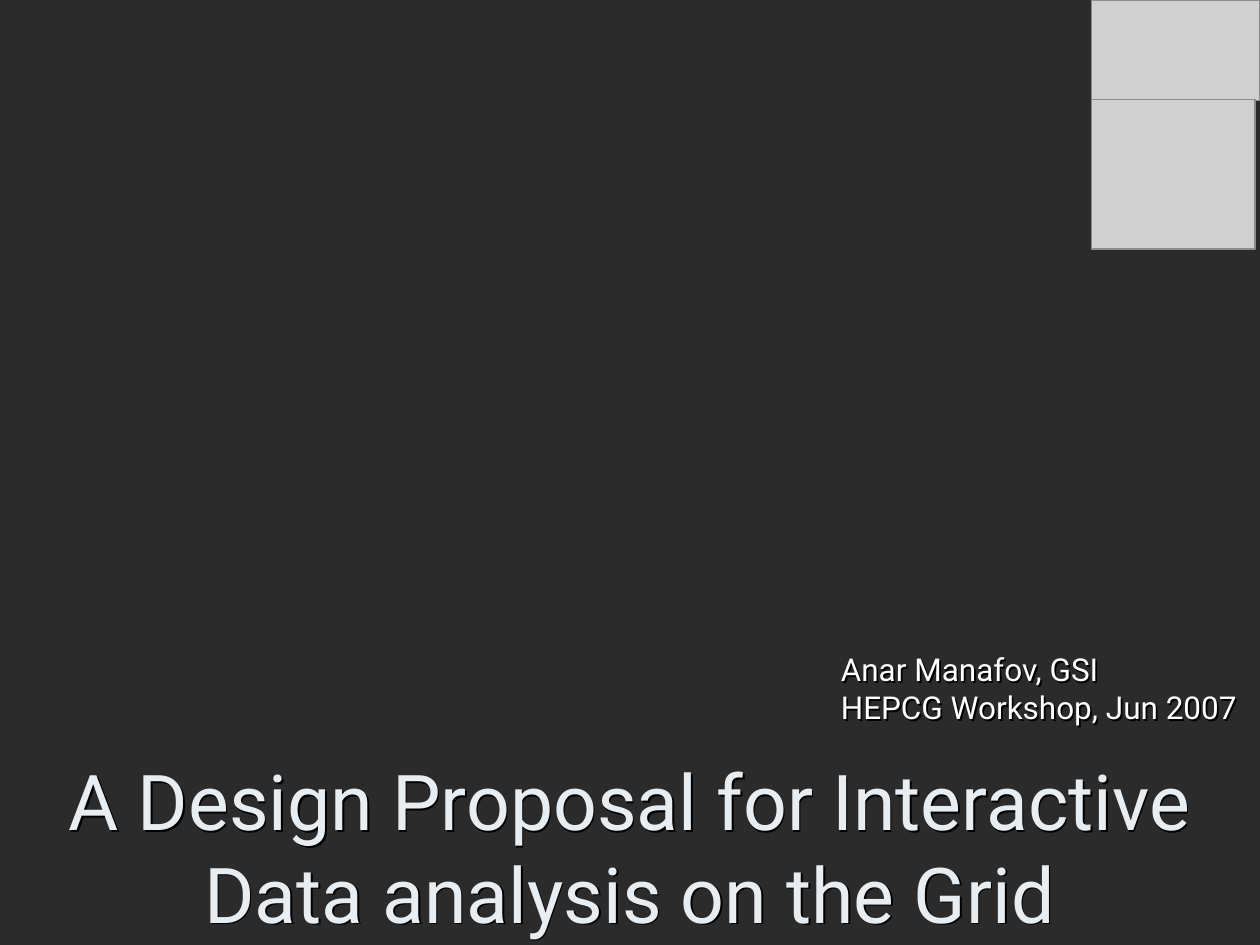
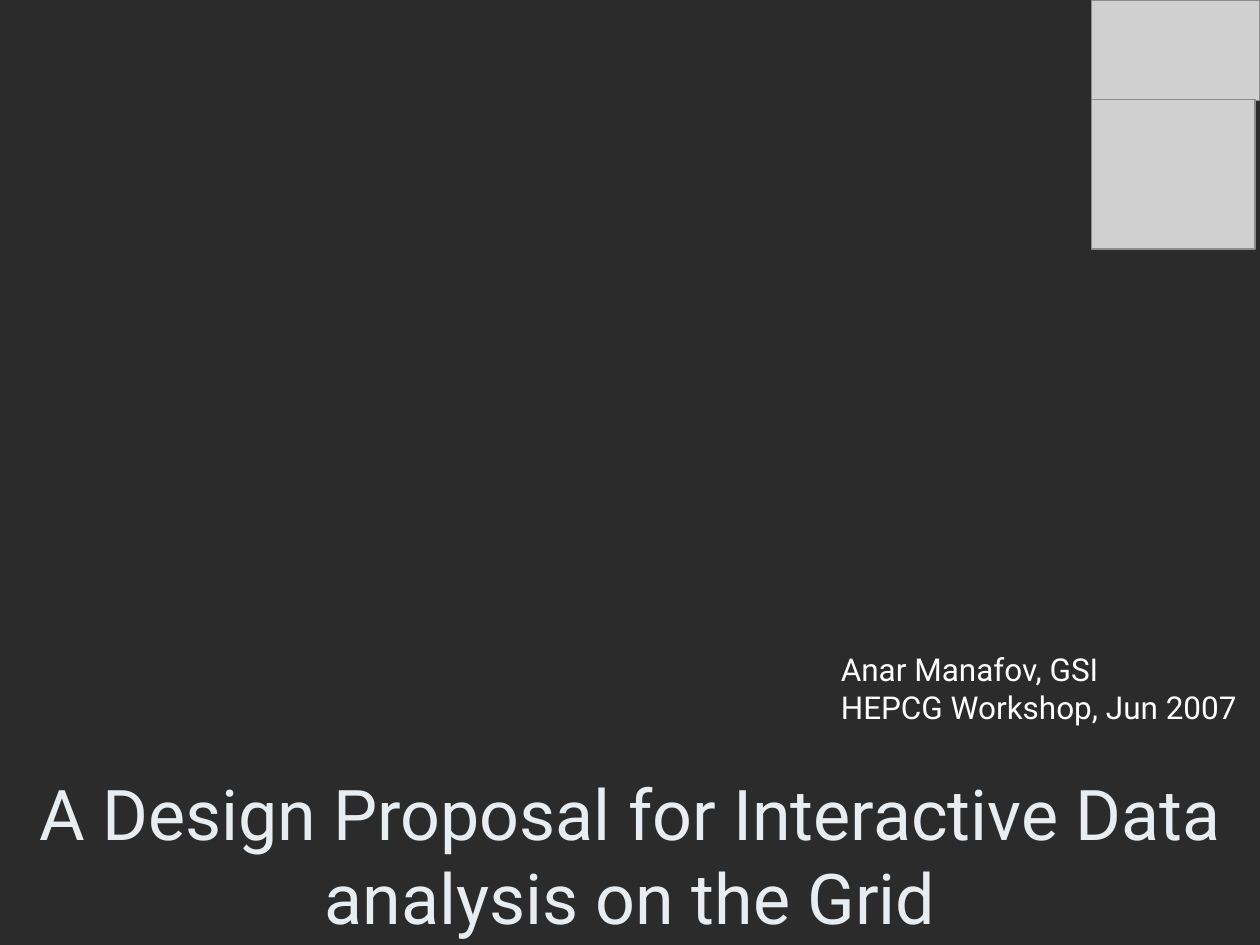
Before and after one commit to AnarManafov/PoDDocumentation, a slide deck: slide 1 of HEPCG-Workshops/2007-Jun/HEPCG-Workshops-2007-Jun(GSI).ppt. Drawn at 1260x945 pixels with LibreOffice and Linux fonts; fonts in the diff are those of the drawing; grey boxes stand for pictures; background and template pictures are left out; a plain dark background stands for a picture behind light text. Boxes give left, top, right and bottom in pixels: in the first picture for what was removed or moved away, otherwise in the second. Text is boxed around its words. In the diff, an @@ line names an element or a change of style, - is before the commit and + after.

```diff
--- a/HEPCG-Workshops/2007-Jun/HEPCG-Workshops-2007-Jun(GSI).ppt
+++ b/HEPCG-Workshops/2007-Jun/HEPCG-Workshops-2007-Jun(GSI).ppt
@@ title "A Design Proposal for Interactive ...": place and size @@
-title "A Design Proposal for Interactive ..." at [68,771,1190,940]
+title "A Design Proposal for Interactive ..." at [39,787,1221,939]
@@ title "A Design Proposal for Interactive ..." at [39,787,1221,939]: size 44 to 40 pt @@
```
Also in this commit, not shown: 2 other slides changed.
